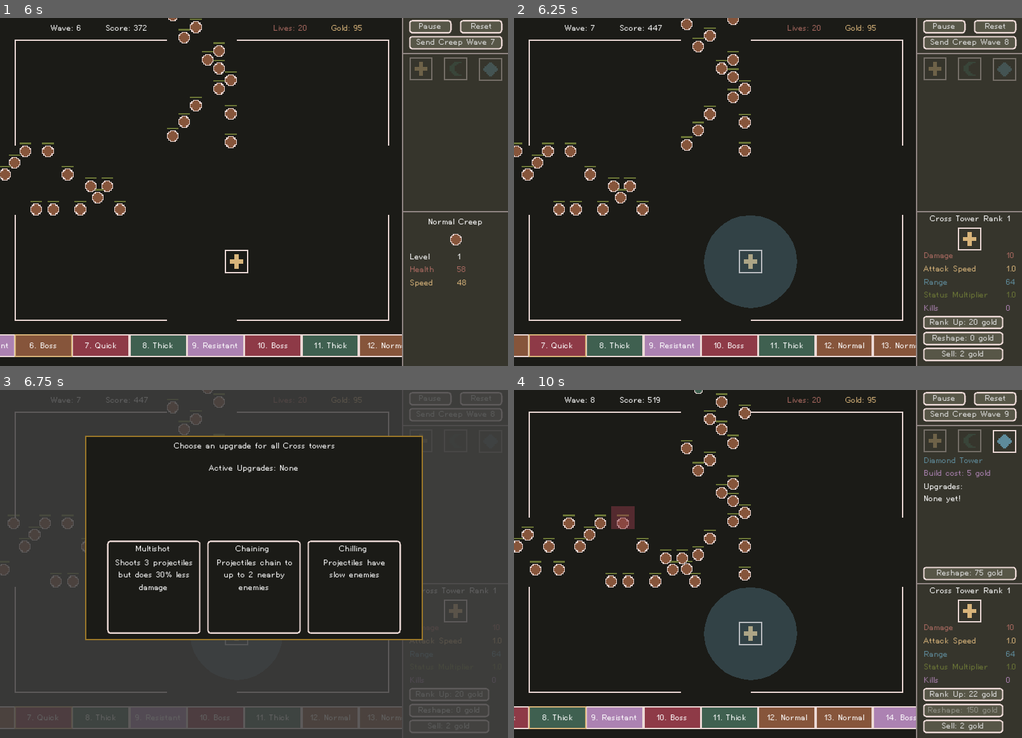
Above: before the commit, frames 1-4 (two rows, left to right).
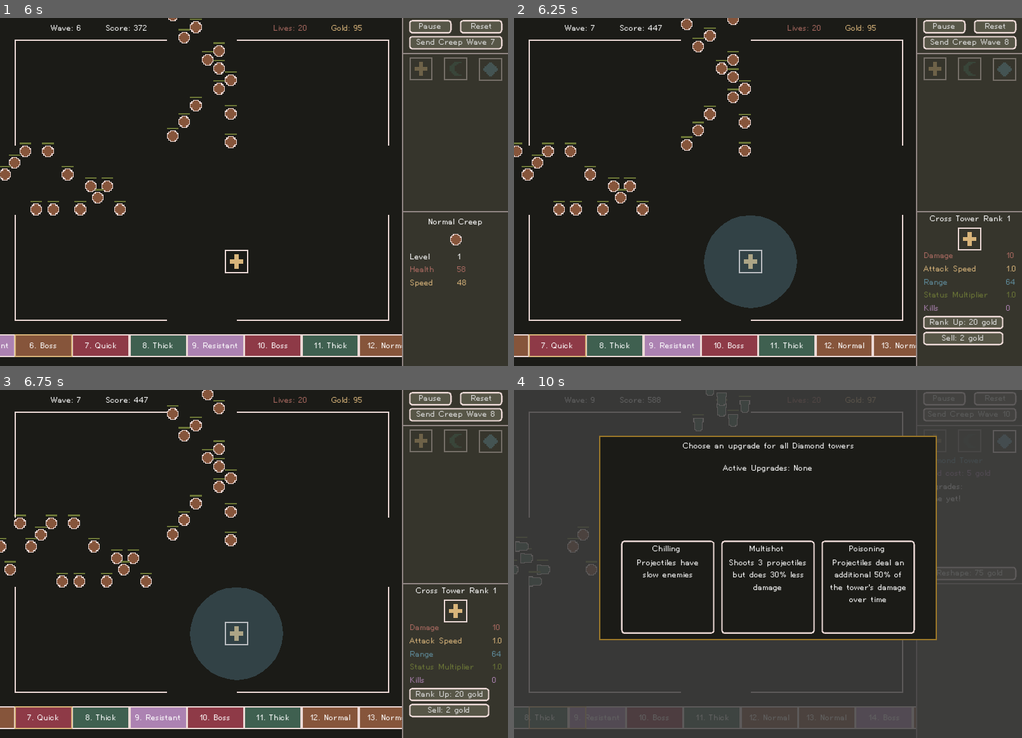
Above: after the commit, the same moments.

Repository: nolenroyalty/ReShape-TD
Game: Godot game, scene res://Main.tscn
Two runs of this game, one before a commit and one after it. Both use one fixed random seed, a clock stepped at 60 frames per second and the inputs below.
Inputs (mouse positions are in pixels of both pictures, inside the frame that each line leads up to; where the layout moved, square brackets give the same spot in the first picture):
- Up to frame 1 (6 s): click "Start" at 0.5 s; click "Got It!" at 1.25 s; click "Start" at 2 s; click (5, 209) at 2.77 s; tap Enter (ui_accept) at 3.5, 3.77, 4.52 s; move the mouse to (203, 181) at 3.52 s; hold Right (ui_right) 3.53-4.28 s; tap R (reshape_tower) at 3.6, 4.55, 5.1 s; click (203, 181) at 3.67 s; move the mouse to (152, 209) at 4.27 s; tap Shift (continue_building) at 4.35 s; move the mouse to (304, 115) at 5.02 s; hold Right (ui_right) 5.03-5.78 s; move the mouse to (228, 261) at 5.77 s; hold U (upgrade_tower) from 5.78 s (still down); tap 1 (select_tower_1) at 5.85 s; click (228, 261) at 5.92 s
- Up to frame 2 (6.25 s): keep holding U (upgrade_tower); tap Enter (ui_accept) at 6.02 s; tap R (reshape_tower) at 6.05 s
- Up to frame 3 (6.75 s): release U (upgrade_tower) at 6.5 s; click (238, 633) [447, 710] at 6.5 s
- Up to frame 4 (10 s): click (961, 710) at 7.25 s, where only the run after the commit has a clickable "Sell: 2 gold"; move the mouse to (920, 616) at 8.02 s; tap 2 (select_tower_2) at 8.1 s; tap Enter (ui_accept) at 8.27, 9.77 s; tap R (reshape_tower) at 8.3, 9.8 s; click "Chaining" at 8.75 s; move the mouse to (615, 511) at 9.52 s; tap 3 (select_tower_3) at 9.6 s

Frame 1 is identical in both runs. In frame 2, 0.7% of the frame differs, in the area x 80-97%, y 91-99%; in frame 3, 52%; in frame 4, 54%, in the area x 0-100%, y 0-100%.

Commit message:
remove reshape button, right-click to clear tower

Diff:
--- a/ui/IndividualTowerViewer.gd
+++ b/ui/IndividualTowerViewer.gd
@@ -11,7 +11,6 @@
 onready var range_text = $Grid/Range
 onready var kills = $Grid/Kills
 onready var status_text = $Grid/Status
-onready var reshape_button = $Grid/ReShapeButton
 var tower = null
 
 onready var cross_sprite = $CrossSprite
@@ -56,7 +55,6 @@
 
 	set_sprite()
 	set_level_up_status()
-	reshape_button.set_shape(tower.my_shape)
 
 func on_level_up_button_pressed():
 	if rank_up.disabled:
@@ -95,7 +93,7 @@
 	sell.connect("pressed", self, "on_sell_button_pressed")
 	tower.connect("leveled_up", self, "set_text_for_tower")
 	tower.connect("killed", self, "set_text_for_tower")
-	reshape_button.connect("reshape", self, "reshape_button_pressed")
+	# reshape_button.connect("reshape", self, "reshape_button_pressed")
 
 	var _ignore = State.connect("gold_updated", self, "on_gold_changed")
 	_ignore = Upgrades.connect("reshaped", self, "handle_reshaped")
--- a/ui/IndividualTowerViewer.tscn
+++ b/ui/IndividualTowerViewer.tscn
@@ -1,11 +1,10 @@
-[gd_scene load_steps=7 format=2]
+[gd_scene load_steps=6 format=2]
 
 [ext_resource path="res://ui/IndividualTowerViewer.gd" type="Script" id=1]
 [ext_resource path="res://towers/sprites/crosstower.png" type="Texture" id=2]
 [ext_resource path="res://towers/sprites/crescenttower.png" type="Texture" id=3]
 [ext_resource path="res://towers/sprites/diamondtower.png" type="Texture" id=4]
 [ext_resource path="res://ui/SidebarTheme.tres" type="Theme" id=5]
-[ext_resource path="res://ui/ReShapeButton.tscn" type="PackedScene" id=6]
 
 [node name="IndividualTowerViewer" type="Node2D"]
 script = ExtResource( 1 )
@@ -134,27 +133,15 @@
 margin_bottom = 108.0
 size_flags_horizontal = 0
 
-[node name="ReShapeButton" parent="Grid" instance=ExtResource( 6 )]
+[node name="Sell" type="Button" parent="Grid"]
 margin_top = 112.0
 margin_right = 110.0
 margin_bottom = 130.0
+text = "Sell: 500 gold"
 
-[node name="Spacer3" type="Control" parent="Grid"]
+[node name="Spacer2" type="Control" parent="Grid"]
 margin_left = 114.0
 margin_top = 112.0
 margin_right = 114.0
 margin_bottom = 130.0
 size_flags_horizontal = 0
-
-[node name="Sell" type="Button" parent="Grid"]
-margin_top = 134.0
-margin_right = 110.0
-margin_bottom = 152.0
-text = "Sell: 500 gold"
-
-[node name="Spacer2" type="Control" parent="Grid"]
-margin_left = 114.0
-margin_top = 134.0
-margin_right = 114.0
-margin_bottom = 152.0
-size_flags_horizontal = 0
--- a/ui/ReShapeButton.gd
+++ b/ui/ReShapeButton.gd
@@ -42,6 +42,10 @@
 	if shape_ == shape:
 		set_shape(shape_)
 
+func _process(_delta):
+	if Input.is_action_just_pressed("reshape_tower"):
+		pressed()
+
 func _ready():
 	var _ignore = self.connect("pressed", self, "pressed")
 	_ignore = State.connect("gold_updated", self, "disable_or_enable_for_cost")
